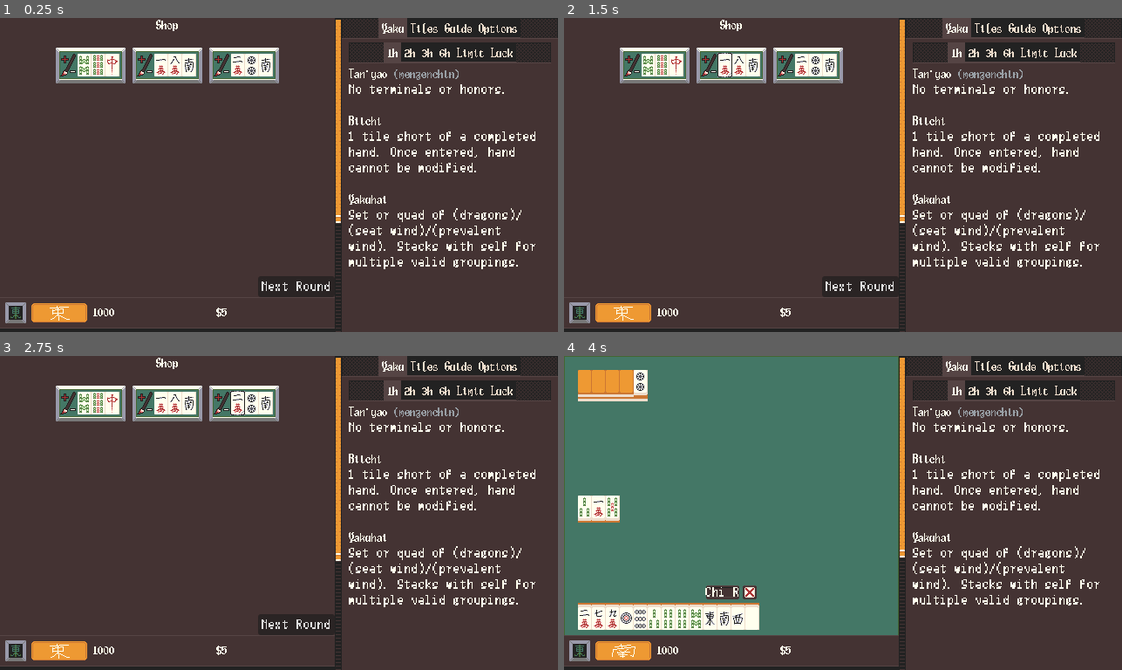
Above: before the commit, frames 1-4 (two rows, left to right).
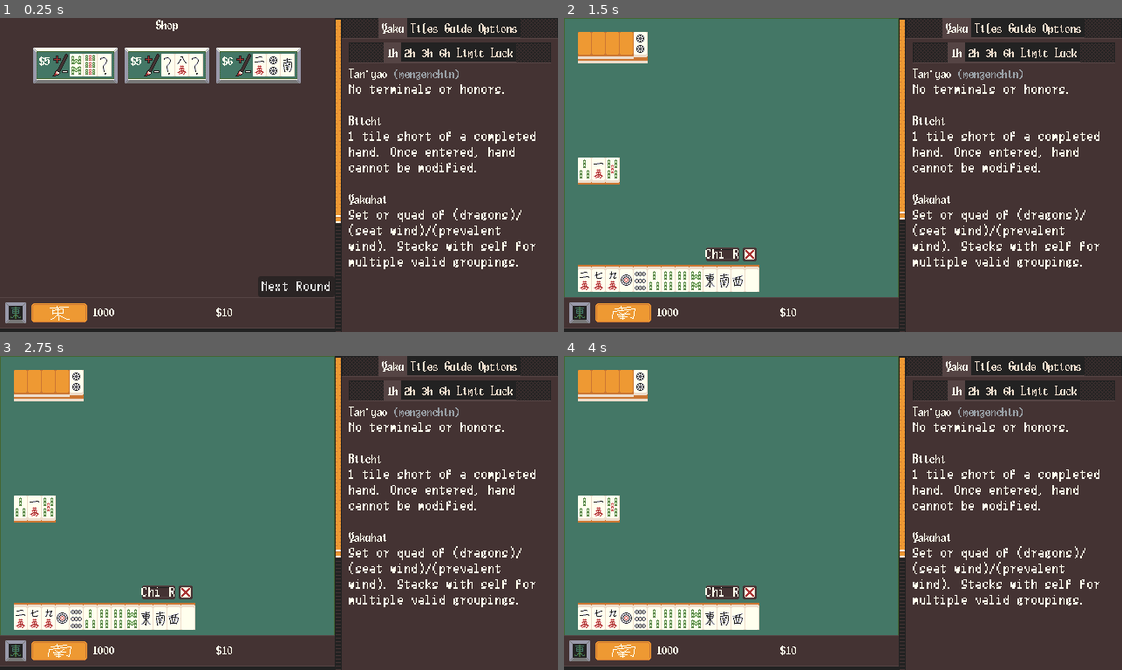
Above: after the commit, the same moments.

Repository: nanahyakuman/ultimahjong
Game: Godot game, scene res://root.tscn
Two runs of this game, one before a commit and one after it. Both use one fixed random seed, a clock stepped at 60 frames per second and the inputs below.
Inputs (mouse positions are in pixels of both pictures, inside the frame that each line leads up to; where the layout moved, square brackets give the same spot in the first picture):
- Up to frame 1 (0.25 s): no input
- Up to frame 2 (1.5 s): click (859, 288) [653, 65] at 0.5 s; click (731, 65) at 1.27 s
- Up to frame 3 (2.75 s): click (245, 403) at 2.02 s
- Up to frame 4 (4 s): click (859, 626) at 2.75 s, where only the run before the commit has a clickable "Next Round"; drag from (586, 387) to (898, 443) at 3.52 s

The runs differ from the first frame. In frame 1, 3.3% of the frame differs, in the area x 5-54%, y 9-95%; in frame 2, 52%, in the area x 0-62%, y 0-97%; in frame 3, 52%; in frame 4, less than 0.1%.

Commit message:
much improved purchaseables

Diff:
--- a/AkaPurchaseables.gd
+++ b/AkaPurchaseables.gd
@@ -7,20 +7,27 @@
 @export var purchaseable: PackedScene
 
 enum TYPES {AKA}
-const AKABUTTONS = 3
-const PER_AKABUTTON = 3
+@export var BUTTONS = 3
+@export var PER_BUTTON = 3
 
 func start():
-	var akas = tile_counter.get_random_non_aka_ids(PER_AKABUTTON, AKABUTTONS)
+	var akas = tile_counter.get_random_non_aka_ids(PER_BUTTON, BUTTONS)
 
 	for c in get_children():
 		c.queue_free()
 
-	for i in AKABUTTONS:
+	for i in BUTTONS:
 		var a: Purchaseable = purchaseable.instantiate()
 		add_child(a)
-		a.assign_tile_ids(akas[i])
+		# funny finder function
+		# 0: 9  /25
+		# 1: 7
+		# 2: 5
+		# 3: 3
+		# 4: 1
+		a.assign_tiles(akas[i], mini(randi()%(PER_BUTTON+1),randi()%(PER_BUTTON+1)))
 		a.assign_type(TYPES.AKA)
+		a.calc_cost()
 
 
 func pressed(node: Purchaseable):
@@ -31,7 +38,7 @@
 
 	match node.type:
 		TYPES.AKA:
-			for id in node.tile_ids:
-				tile_counter.increment_aka(MTile.tile_from_id(id))
+			for t in node.tiles:
+				tile_counter.increment_aka(t)
 
 	return true
--- a/MTile.gd
+++ b/MTile.gd
@@ -1,9 +1,12 @@
 class_name MTile
 
-enum SUITS {MAN=1, PIN=2, SOU=4, SPECIAL=8}
+enum SUITS {NONE=0, MAN=1, PIN=2, SOU=4, SPECIAL=8}
 # specials are 1-indexed becuase so are the suits
 enum SPECIALS {NONE, EAST, SOUTH, WEST, NORTH, UP, HAKU, HATSU, CHUN, KIN}
 const def_specials = [SPECIALS.EAST, SPECIALS.SOUTH, SPECIALS.WEST, SPECIALS.NORTH, SPECIALS.HAKU, SPECIALS.HATSU, SPECIALS.CHUN]
+
+# for easy lookup with `has()`
+const DRAGONS = [SPECIALS.HAKU, SPECIALS.HATSU, SPECIALS.CHUN, SPECIALS.KIN]
 
 var suit: int
 var value: int
--- a/Purchaseable.gd
+++ b/Purchaseable.gd
@@ -1,32 +1,61 @@
-extends TextureButton
+extends Control
 class_name Purchaseable
 
-@onready var h_box_container = $HBoxContainer
+@onready var tile_container = $HBoxContainer/TileContainer
 @export var tile_graphic = preload("res://TileGraphic.tscn")
+@onready var rich_text_label = $HBoxContainer/RichTextLabel
 
 var type = null
-var tile_ids = []
+var tiles = []
+var hidden_mask = []
 var cost = 3
 
-func _ready():
-	connect("pressed", _on_pressed)
 
-func assign_tile_ids(ids: Array):
-	tile_ids = ids
+func assign_tiles(ts: Array, hidden: int = 0):
+	tiles = ts
 
-	for c in h_box_container.get_children():
+	for c in tile_container.get_children():
 		c.queue_free()
-	for id in tile_ids:
-		var t = tile_graphic.instantiate()
-		h_box_container.add_child(t)
-		t.assign_suit_value(MTile.tile_from_id(id))
-		t.assign_visible_side(-1)
-	#text = "aka-fy " + str(tile_ids)
+
+	# create an array mask to hide random tiles
+	hidden_mask = []
+	hidden_mask.resize(ts.size())
+	for i in mini(hidden_mask.size(), hidden):
+		hidden_mask[i] = 1
+	hidden_mask.shuffle()
+
+	for i in tiles.size():
+		var tg = tile_graphic.instantiate()
+		tile_container.add_child(tg)
+		tg.assign_suit_value(tiles[i] if !hidden_mask[i] else MTile.new(0,0))
+		tg.assign_visible_side(-1)
 
 func assign_type(ty: int):
 	type = ty
 	## sprite code
 
-func _on_pressed():
-	if get_parent().pressed(self):
-		queue_free()
+# calc cost based on what is shown
+func calc_cost():
+	cost = 0.0
+	for i in tiles.size():
+		if hidden_mask[i]:
+			cost += 1.5
+		elif tiles[i].suit == MTile.SUITS.SPECIAL:
+			if MTile.DRAGONS.has(tiles[i].value):
+				cost += 3
+			else:
+				cost += 2
+		else:
+			cost += 2
+
+	cost = floori(cost)
+
+	rich_text_label.clear()
+	rich_text_label.append_text("[b]$%d" % cost)
+
+
+func _gui_input(event):
+	if event is InputEventMouseButton:
+		if event.button_index == MOUSE_BUTTON_LEFT and event.pressed:
+			if get_parent().pressed(self):
+				queue_free()
--- a/ShopRoot.gd
+++ b/ShopRoot.gd
@@ -2,7 +2,7 @@
 
 var money = 0
 
-var MONEY_PER_ROUND = 5
+var MONEY_PER_ROUND = 10
 
 @onready var root = $"../../.."
 @onready var cash_label = $"../GUIManager/All/TextureRect/HBoxContainer/CashLabel"
--- a/TileCounter.gd
+++ b/TileCounter.gd
@@ -43,25 +43,30 @@
 # of size `amount_in_group`. looks a little weird but this implementation ensures
 # that individual groups will always have 3 unique tiles, but that different groups
 # can select the same suit-value pair up to as many times as it can be akafyed.
-func get_random_non_aka_ids(amount_in_group: int, reshuffle_every: int):
+func get_random_non_aka_ids(amount_in_group: int, group_by: int):
 	var ret = []
 
 	var data_clone = tile_data.duplicate()
 
-	for i in reshuffle_every:
+	for i in group_by:
 		data_clone.shuffle()
 		var counter = amount_in_group
 		var subret = []
 		for mtd in data_clone:
 			if counter <= 0:
 				break
-			if mtd.aka_count + ret.count(MTile.gen_id(mtd.suit,mtd.value)) >= mtd.count:
+
+			var theoretical_akas = mtd.aka_count
+			for t in subret:
+				if t.get_id() == MTile.gen_id(mtd.suit,mtd.value):
+					theoretical_akas += 1
+			if theoretical_akas >= mtd.count:
 				continue
 
-			subret.append(MTile.gen_id(mtd.suit,mtd.value))
+			subret.append(MTile.new(mtd.suit,mtd.value))
 			counter -= 1
 
-		subret.sort()
+		subret.sort_custom(Callable(MTile, "tile_compare"))
 		ret.append(subret)
 
 
--- a/TileGraphic.gd
+++ b/TileGraphic.gd
@@ -43,6 +43,9 @@
 	if tile.aka:
 		y += tile_size.y * 4
 
+	if t.suit == 0 or t.value == 0:
+		x = 9 * tile_size.x
+		y = 7 * tile_size.y
 
 	return Rect2(x,y, tile_size.x, tile_size.y)
 
@@ -86,7 +89,8 @@
 #  code for highlights. `TileGraphicKnower` sends out actual signals
 # for tiles to highlight themselves
 func _on_mouse_entered():
-	if !_reversed:
+	# reversed tiles are hidden, unknown tiles are hidden
+	if !_reversed and !(tile.suit == 0 or tile.value == 0):
 		TileGraphicKnower.highlight_matching_tiles(tile, true)
 func _on_mouse_exited():
 	if !_reversed:
--- a/purchaseable.tscn
+++ b/purchaseable.tscn
@@ -1,17 +1,50 @@
-[gd_scene load_steps=3 format=3 uid="uid://cpirwiftxeu8s"]
+[gd_scene load_steps=6 format=3 uid="uid://cpirwiftxeu8s"]
 
-[ext_resource type="Texture2D" uid="uid://c5pgimgc4fwix" path="res://image/akabutton.png" id="1_gtfga"]
+[ext_resource type="Theme" uid="uid://bgwfxm5udtx2c" path="res://theme.tres" id="1_kndg5"]
+[ext_resource type="Texture2D" uid="uid://b3mdeom0sl6ir" path="res://image/purchaseable9pr.png" id="2_pd6pl"]
 [ext_resource type="Script" path="res://Purchaseable.gd" id="2_q6058"]
+[ext_resource type="Texture2D" uid="uid://0463r2wo7m7n" path="res://image/purchaseable_icons.png" id="3_q8u56"]
 
-[node name="Purchaseable" type="TextureButton"]
-offset_right = 40.0
-offset_bottom = 40.0
-texture_normal = ExtResource("1_gtfga")
+[sub_resource type="StyleBoxTexture" id="StyleBoxTexture_awi6b"]
+content_margin_left = 7.0
+content_margin_top = 7.0
+content_margin_right = 7.0
+content_margin_bottom = 7.0
+texture = ExtResource("2_pd6pl")
+texture_margin_left = 6.0
+texture_margin_top = 6.0
+texture_margin_right = 6.0
+texture_margin_bottom = 7.0
+axis_stretch_horizontal = 1
+axis_stretch_vertical = 1
+
+[node name="Purchaseable" type="PanelContainer"]
+custom_minimum_size = Vector2(32, 41)
+offset_right = 32.0
+offset_bottom = 41.0
+theme = ExtResource("1_kndg5")
+theme_override_styles/panel = SubResource("StyleBoxTexture_awi6b")
 script = ExtResource("2_q6058")
 
 [node name="HBoxContainer" type="HBoxContainer" parent="."]
-layout_mode = 0
-offset_left = 25.0
-offset_top = 7.0
-offset_right = 73.0
-offset_bottom = 33.0
+layout_mode = 2
+theme_override_constants/separation = 2
+alignment = 1
+
+[node name="RichTextLabel" type="RichTextLabel" parent="HBoxContainer"]
+layout_mode = 2
+size_flags_vertical = 0
+mouse_filter = 1
+bbcode_enabled = true
+text = "[b]0"
+fit_content = true
+autowrap_mode = 0
+
+[node name="TextureRect" type="TextureRect" parent="HBoxContainer"]
+layout_mode = 2
+texture = ExtResource("3_q8u56")
+stretch_mode = 2
+
+[node name="TileContainer" type="HBoxContainer" parent="HBoxContainer"]
+layout_mode = 2
+alignment = 1
Binary file added: image/purchaseable9pr.png
Not shown, added: image/purchaseable9pr.png.import
Binary file added: image/purchaseable_icons.png
Not shown, added: image/purchaseable_icons.png.import
Binary file changed: image/tiles.png
Not shown, changed: todo.txt
